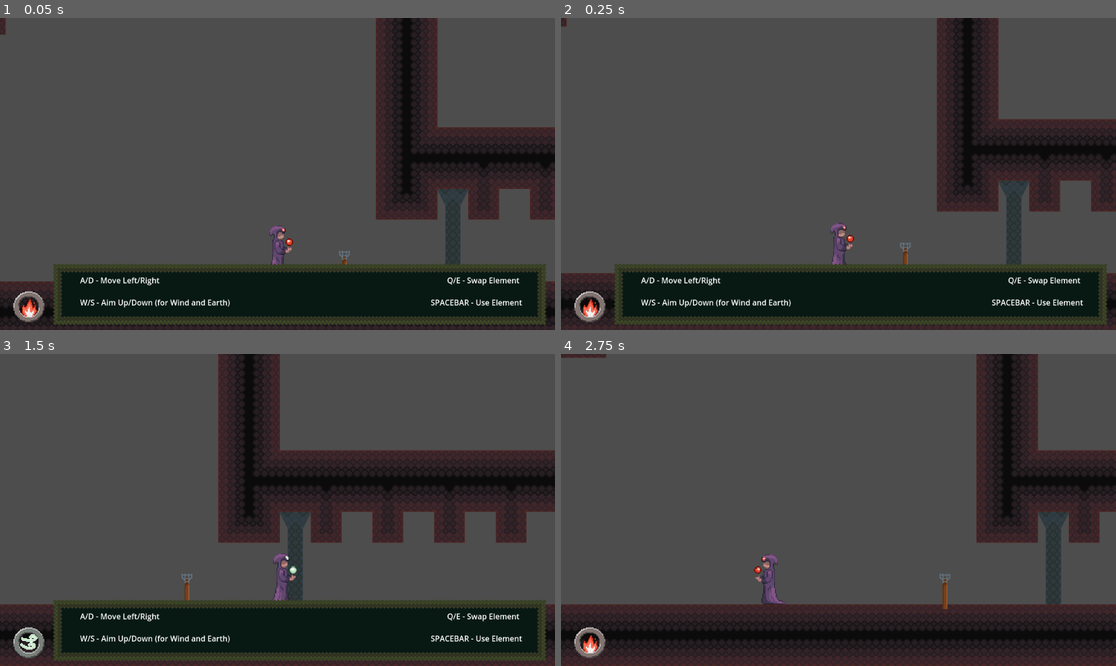
Above: before the commit, frames 1-4 (two rows, left to right).
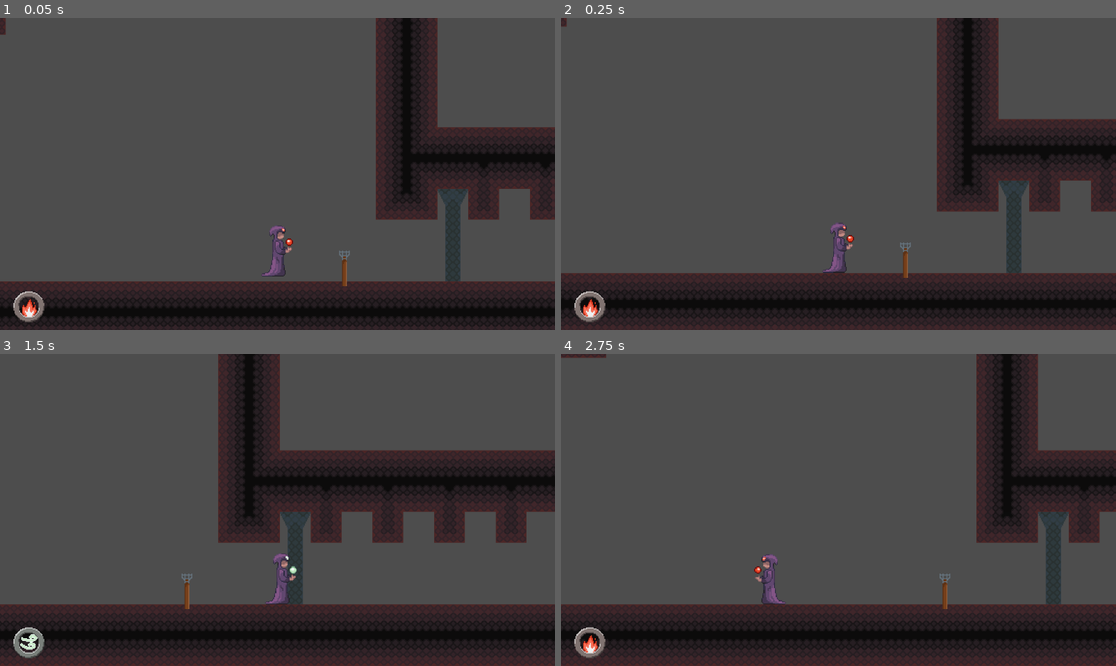
Above: after the commit, the same moments.

Repository: hanseei/superwizquest
Game: Godot game, scene res://Assets/Nodes/Scenes/TestStage.tscn
Two runs of this game, one before a commit and one after it. Both use one fixed random seed, a clock stepped at 60 frames per second and the inputs below.
Inputs:
- Up to frame 1 (0.05 s): no input
- Up to frame 2 (0.25 s): no input
- Up to frame 3 (1.5 s): hold E (E) 0.53-1.28 s; hold D (move_right) from 0.53 s (still down); tap W (move_up) at 0.77 s; tap Q (Q) at 0.8, 1.35 s
- Up to frame 4 (2.75 s): tap W (move_up) at 1.52 s; tap E (E) at 1.55 s; release D (move_right) at 2.03 s; hold A (move_left) from 2.03 s (still down); hold E (E) from 2.03 s (still down); tap Q (Q) at 2.3 s

The runs differ from the first frame. In frame 1, 13% of the frame differs, in the area x 9-99%, y 78-99%; in frame 2, 11%; in frame 3, 10%; in frame 4, nothing differs.

Commit message:
removed text box timer, made controls a normal text box

Diff:
--- a/Assets/Nodes/Actors/Interactables/Scripts/dialogue_trigger.gd
+++ b/Assets/Nodes/Actors/Interactables/Scripts/dialogue_trigger.gd
@@ -6,5 +6,4 @@
 	#print("Scream!")
 
 func _on_body_exited(_body: Node):
-	await get_tree().create_timer(1).timeout
 	get_tree().call_group("UI","toggleTextboxVisible",false)
--- a/Assets/Nodes/Scenes/TestStage.tscn
+++ b/Assets/Nodes/Scenes/TestStage.tscn
@@ -6,7 +6,7 @@
 [ext_resource type="PackedScene" uid="uid://cwbjkioh2y6bw" path="res://Assets/Nodes/Actors/Interactables/torch.tscn" id="4_vwov1"]
 [ext_resource type="PackedScene" uid="uid://c2sylo50eqnp0" path="res://Assets/Nodes/Actors/Interactables/toggletest.tscn" id="5_57x3k"]
 [ext_resource type="PackedScene" uid="uid://blc2megwvlwmr" path="res://Assets/Nodes/Actors/Interactables/bucket.tscn" id="6_l42a0"]
-[ext_resource type="PackedScene" uid="uid://cbdaebxn04oax" path="res://Assets/Nodes/Actors/Interactables/stone.tscn" id="7_5tspq"]
+[ext_resource type="PackedScene" uid="uid://cbdaebxn04oax" path="res://Assets/Nodes/Actors/Interactables/Stone.tscn" id="7_5tspq"]
 [ext_resource type="PackedScene" uid="uid://b22d3disdyijl" path="res://Assets/Nodes/Actors/Interactables/door.tscn" id="8_hgiis"]
 [ext_resource type="PackedScene" uid="uid://bvc5bj0go1alw" path="res://Assets/Nodes/Actors/Interactables/movingPlatform.tscn" id="8_nj415"]
 [ext_resource type="PackedScene" uid="uid://bovilvnyemh8r" path="res://Assets/Nodes/Actors/Interactables/stone_bucket.tscn" id="10_qe2em"]
--- a/Assets/Nodes/Scenes/intro_stage.tscn
+++ b/Assets/Nodes/Scenes/intro_stage.tscn
@@ -6,11 +6,11 @@
 [ext_resource type="PackedScene" uid="uid://cwbjkioh2y6bw" path="res://Assets/Nodes/Actors/Interactables/torch.tscn" id="4_fnggt"]
 [ext_resource type="PackedScene" uid="uid://b22d3disdyijl" path="res://Assets/Nodes/Actors/Interactables/door.tscn" id="5_qj1rm"]
 [ext_resource type="PackedScene" uid="uid://blc2megwvlwmr" path="res://Assets/Nodes/Actors/Interactables/bucket.tscn" id="6_i6xnk"]
-[ext_resource type="PackedScene" uid="uid://cbdaebxn04oax" path="res://Assets/Nodes/Actors/Interactables/stone.tscn" id="7_tq22p"]
+[ext_resource type="PackedScene" uid="uid://cbdaebxn04oax" path="res://Assets/Nodes/Actors/Interactables/Stone.tscn" id="7_tq22p"]
 [ext_resource type="PackedScene" uid="uid://bovilvnyemh8r" path="res://Assets/Nodes/Actors/Interactables/stone_bucket.tscn" id="8_qcrf4"]
 [ext_resource type="Script" uid="uid://c41eesjcycbuj" path="res://Assets/Nodes/Actors/Interactables/Scripts/platformPlant.gd" id="9_qcrf4"]
 [ext_resource type="TileSet" uid="uid://detiiabfx6qhj" path="res://Assets/TilesetResources/plantTileset.tres" id="10_1ido8"]
-[ext_resource type="Script" path="res://Assets/Nodes/Actors/Interactables/Scripts/dialogue_trigger.gd" id="11_1ido8"]
+[ext_resource type="Script" uid="uid://bueopdgtn8tye" path="res://Assets/Nodes/Actors/Interactables/Scripts/dialogue_trigger.gd" id="11_1ido8"]
 
 [sub_resource type="RectangleShape2D" id="RectangleShape2D_ktxyu"]
 size = Vector2(6322.5, 46.5)
@@ -256,6 +256,24 @@
 offset_right = 40.0
 offset_bottom = 40.0
 text = "Maybe the TempName(R) will let me try again"
+
+[node name="DialogueTrigger8" type="Area2D" parent="."]
+position = Vector2(208, 320)
+collision_layer = 2
+collision_mask = 2
+script = ExtResource("11_1ido8")
+
+[node name="CollisionShape2D" type="CollisionShape2D" parent="DialogueTrigger8"]
+position = Vector2(-208, 0)
+shape = SubResource("RectangleShape2D_jbokp")
+
+[node name="RichTextLabel" type="RichTextLabel" parent="DialogueTrigger8"]
+visible = false
+offset_right = 40.0
+offset_bottom = 40.0
+text = "A/D - Move left/right			W/S - Aim up/down (for wind/earth
+
+Q/E - Cycle elements			Spacebar - Use element"
 
 [connection signal="body_entered" from="Killzone" to="Killzone" method="_on_body_entered"]
 [connection signal="body_entered" from="DialogueTrigger0" to="DialogueTrigger0" method="_on_body_entered"]
@@ -274,3 +292,5 @@
 [connection signal="body_exited" from="DialogueTrigger6" to="DialogueTrigger6" method="_on_body_exited"]
 [connection signal="body_entered" from="DialogueTrigger7" to="DialogueTrigger7" method="_on_body_entered"]
 [connection signal="body_exited" from="DialogueTrigger7" to="DialogueTrigger7" method="_on_body_exited"]
+[connection signal="body_entered" from="DialogueTrigger8" to="DialogueTrigger8" method="_on_body_entered"]
+[connection signal="body_exited" from="DialogueTrigger8" to="DialogueTrigger8" method="_on_body_exited"]
--- a/Assets/Nodes/UI/UI-canvas.tscn
+++ b/Assets/Nodes/UI/UI-canvas.tscn
@@ -37,33 +37,3 @@
 
 		W/S - Aim Up/Down (for Wind and Earth)
 "
-
-[node name="TutorialBox" type="Sprite2D" parent="."]
-z_index = 1
-texture_filter = 1
-position = Vector2(622, 574)
-texture = ExtResource("2_xgnp7")
-
-[node name="LeftText" type="RichTextLabel" parent="TutorialBox"]
-z_index = 2
-offset_left = -489.0
-offset_top = -41.0
-offset_right = 495.0
-offset_bottom = 41.0
-theme = ExtResource("3_n8rdc")
-text = "		A/D - Move Left/Right
-
-		W/S - Aim Up/Down (for Wind and Earth)
-"
-
-[node name="RightText" type="RichTextLabel" parent="TutorialBox"]
-z_index = 2
-offset_left = -495.0
-offset_top = -41.0
-offset_right = 489.0
-offset_bottom = 41.0
-theme = ExtResource("3_n8rdc")
-text = "Q/E - Swap Element
-
-SPACEBAR - Use Element		"
-horizontal_alignment = 2
--- a/Assets/Nodes/UI/ui_main.gd
+++ b/Assets/Nodes/UI/ui_main.gd
@@ -1,15 +1,4 @@
 extends CanvasLayer
-
-var timerUp = false
-
-func _ready() -> void:
-	$TutorialBox.visible = true
-	await get_tree().create_timer(2).timeout
-	timerUp = true
-
-func _input(_event):
-	if (timerUp):
-		$TutorialBox.visible = false
 
 func setText(text: String):
 	$DialogueBox/DialogueText.text = text
Not shown: 1 places in Assets/Nodes/Actors/Interactables/dialogueTrigger.tscn that only renumber resources
Not shown: 1 places in Assets/Nodes/Scenes/TestStage.tscn that only renumber resources
